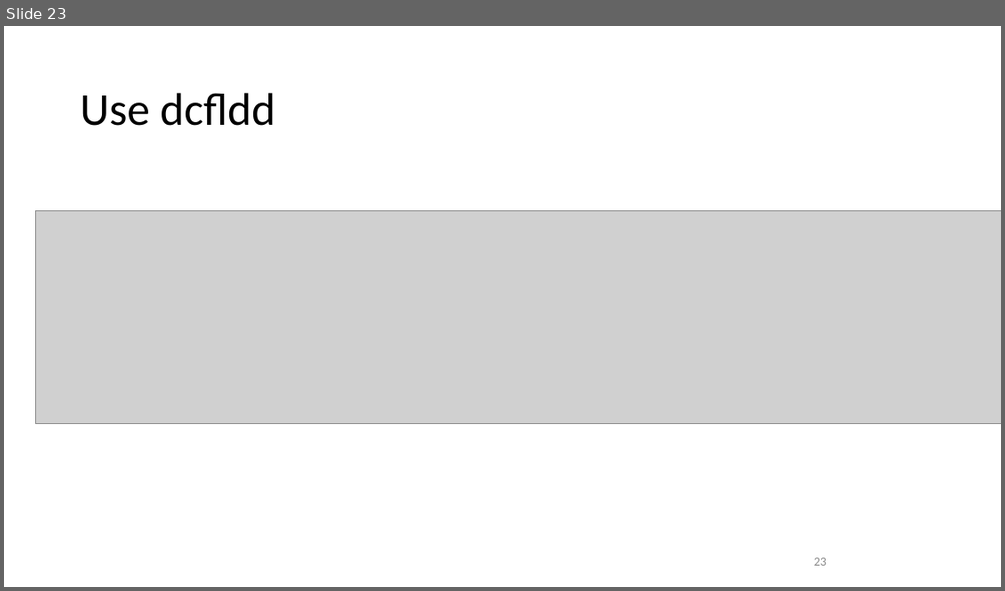
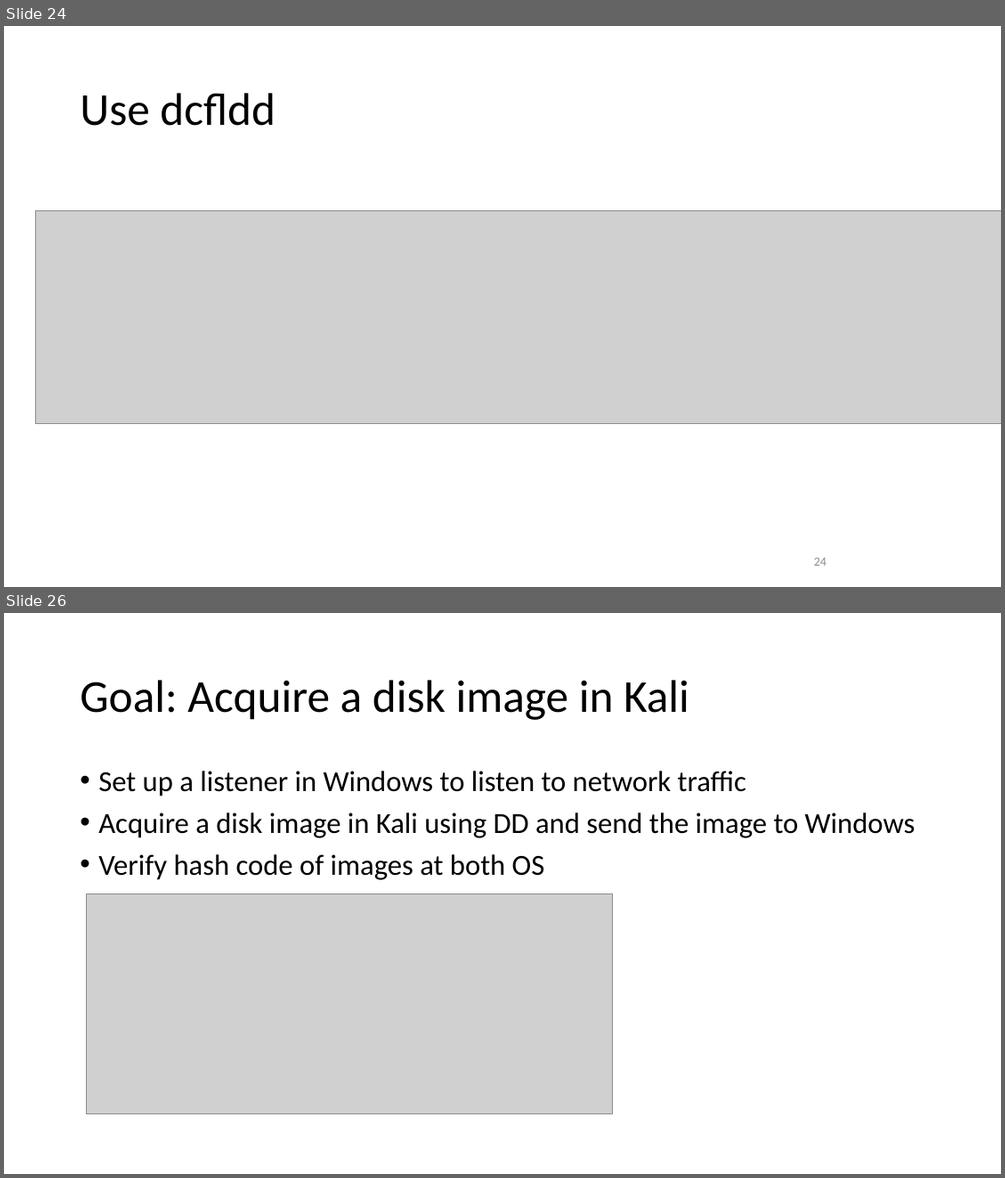
Before and after one commit to frankwxu/digital-forensics-lab, a slide deck: Basic_Computer_Skills_for_Forensics/7_USB_Image_Acquisition.pptx. Shown one above the other, each under a label of ours: slide 23 before the commit, slides 24 and 26 after it; the slides between them are not shown. The pictures are 1005x591 and 1005x1178 pixels, drawn with LibreOffice and Linux fonts; fonts in the diff are those of the drawing; grey boxes stand for pictures; background and template pictures are left out. Boxes give left, top, right and bottom in pixels: in the first picture for what was removed or moved away, otherwise in the second. Text is boxed around its words. In the diff, an @@ line names an element or a change of style, - is before the commit and + after.

```diff
--- a/Basic_Computer_Skills_for_Forensics/7_USB_Image_Acquisition.pptx
+++ b/Basic_Computer_Skills_for_Forensics/7_USB_Image_Acquisition.pptx
@@ slide 26 added at box(4, 613, 1001, 1174), background #FFFFFF @@
@@ title added at box(80, 680, 689, 720), 44 pt, text #000000 @@
+Goal: Acquire a disk image in Kali
@@ text added at box(98, 771, 915, 880), 28 pt, text #000000 @@
+• Set up a listener in Windows to listen to network traffic
+• Acquire a disk image in Kali using DD and send the image to Windows
+• Verify hash code of images at both OS
@@ picture added at box(86, 893, 613, 1113) @@
@@ what was slide 23 is now slide 24 @@
@@ page number at box(814, 557, 826, 565): text changed @@
-23
+24
```
Also in this commit, not shown: 5 other slides added.
